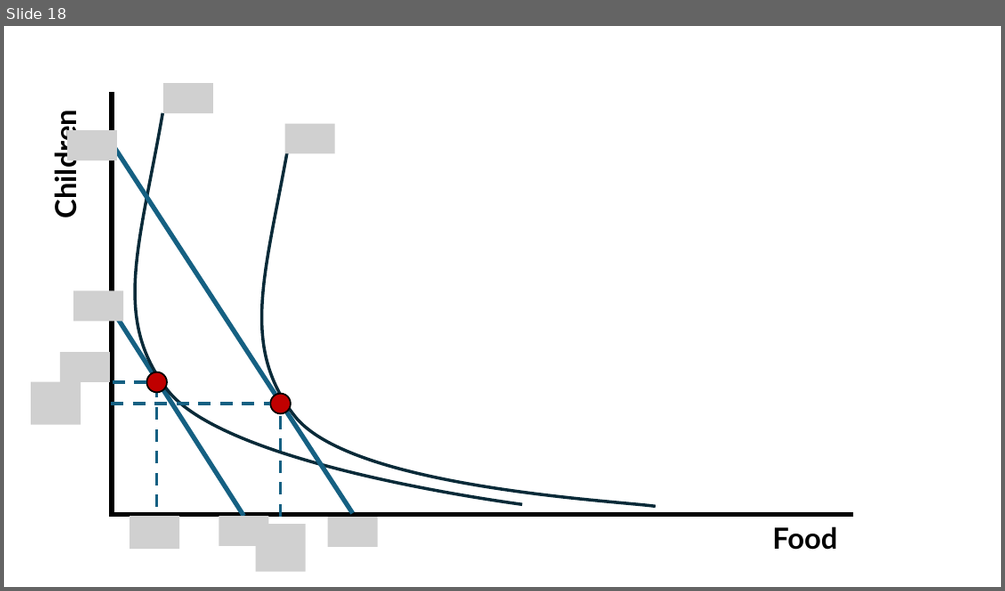
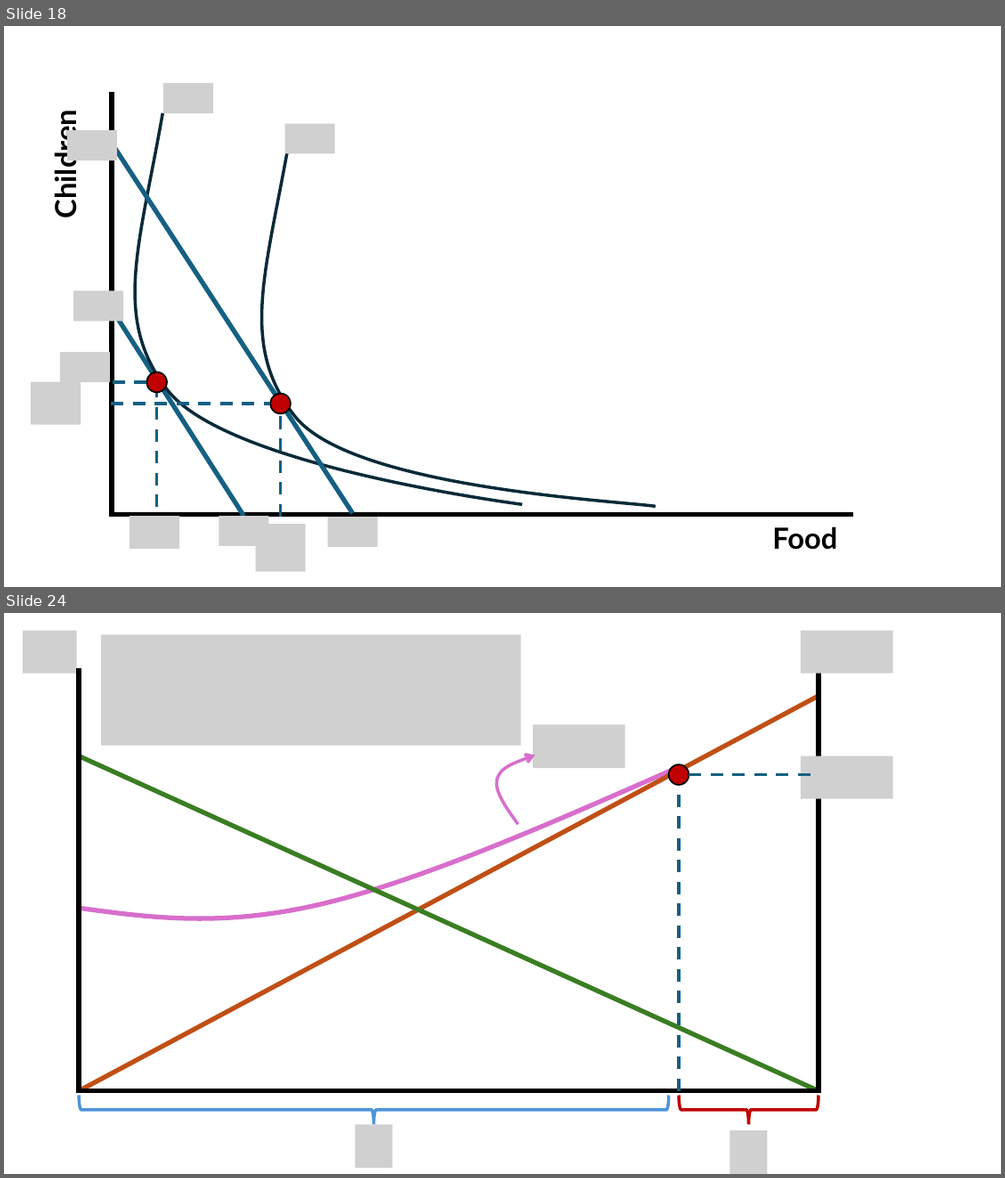
Before and after one commit to jrojas1003/EC-390-Development-Econ, a slide deck: Lectures/graph-maker-pp.pptx. Shown one above the other, each under a label of ours: slide 18 before the commit, slides 18 and 24 after it; the slides between them are not shown. The pictures are 1005x591 and 1005x1178 pixels, drawn with LibreOffice and Linux fonts; fonts in the diff are those of the drawing; grey boxes stand for pictures. Boxes give left, top, right and bottom in pixels: in the first picture for what was removed or moved away, otherwise in the second. Text is boxed around its words. In the diff, an @@ line names an element or a change of style, - is before the commit and + after.

```diff
--- a/Lectures/graph-maker-pp.pptx
+++ b/Lectures/graph-maker-pp.pptx
@@ slide 24 added at bbox=[4, 613, 1001, 1174], background #FFFFFF @@
@@ picture added at bbox=[23, 630, 77, 673] @@
@@ picture added at bbox=[101, 634, 521, 746] @@
@@ picture added at bbox=[801, 630, 892, 673] @@
@@ line added from (79, 668) to (79, 1093), #000000 4.5 pt @@
@@ line added from (818, 668) to (818, 1093), #000000 4.5 pt @@
@@ line added from (818, 696) to (79, 1091), #C04F15 4.5 pt @@
@@ picture added at bbox=[533, 724, 624, 768] @@
@@ line added from (79, 755) to (818, 1091), #3B7D23 4.5 pt @@
@@ freeform shape added at bbox=[81, 769, 676, 919], outline #D86ECC 4.5 pt @@
@@ freeform shape added at bbox=[486, 747, 540, 824], outline #D86ECC 3 pt @@
@@ ellipse added at bbox=[669, 765, 689, 785], fill #C00000, outline #000000 1.5 pt @@
@@ picture added at bbox=[801, 755, 892, 798] @@
@@ line added from (679, 1091) to (679, 782), #156082 3 pt dashed @@
@@ line added from (689, 774) to (818, 774), #156082 3 pt dashed @@
@@ line added from (821, 1091) to (77, 1091), #000000 4.5 pt @@
@@ right brace added at bbox=[79, 1095, 669, 1125], outline #4E95D9 3 pt @@
@@ right brace added at bbox=[679, 1095, 818, 1125], outline #C00000 3 pt @@
@@ picture added at bbox=[356, 1125, 393, 1167] @@
@@ picture added at bbox=[730, 1130, 768, 1174] @@
```
Also in this commit, not shown: 6 other slides added.
